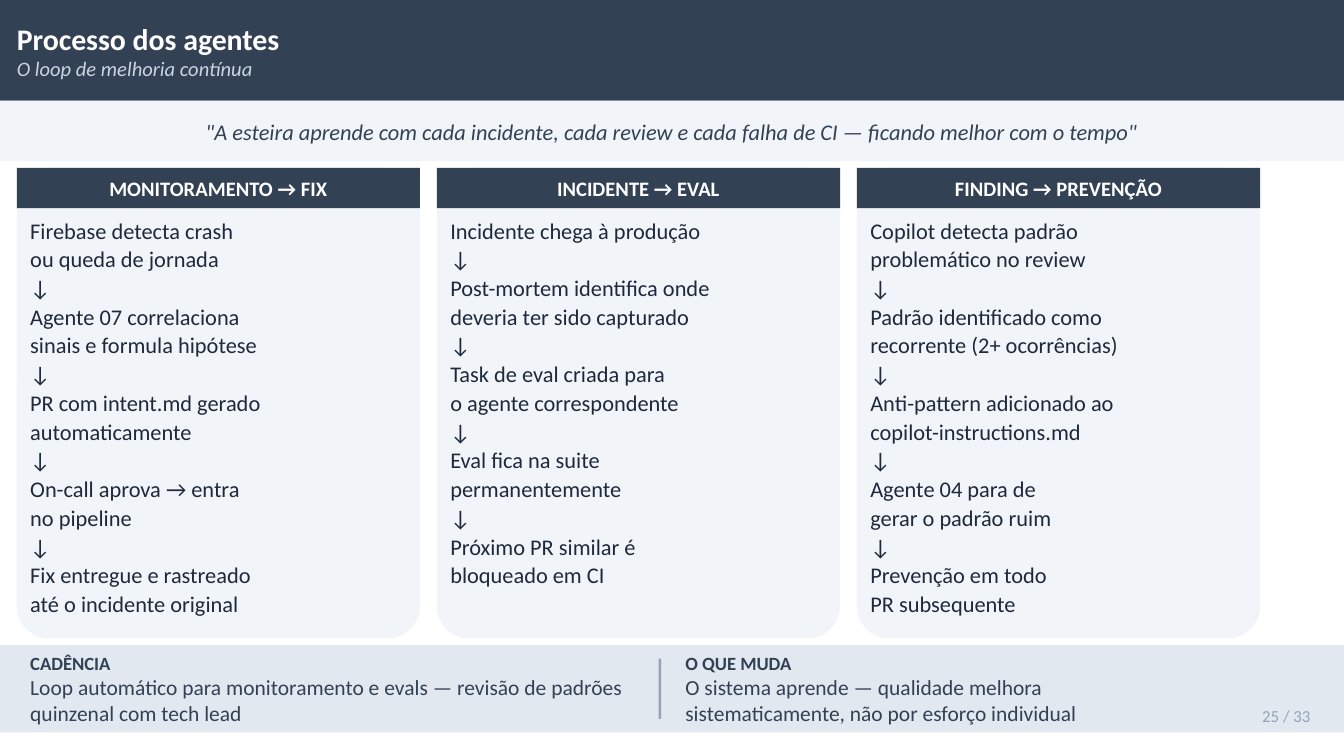
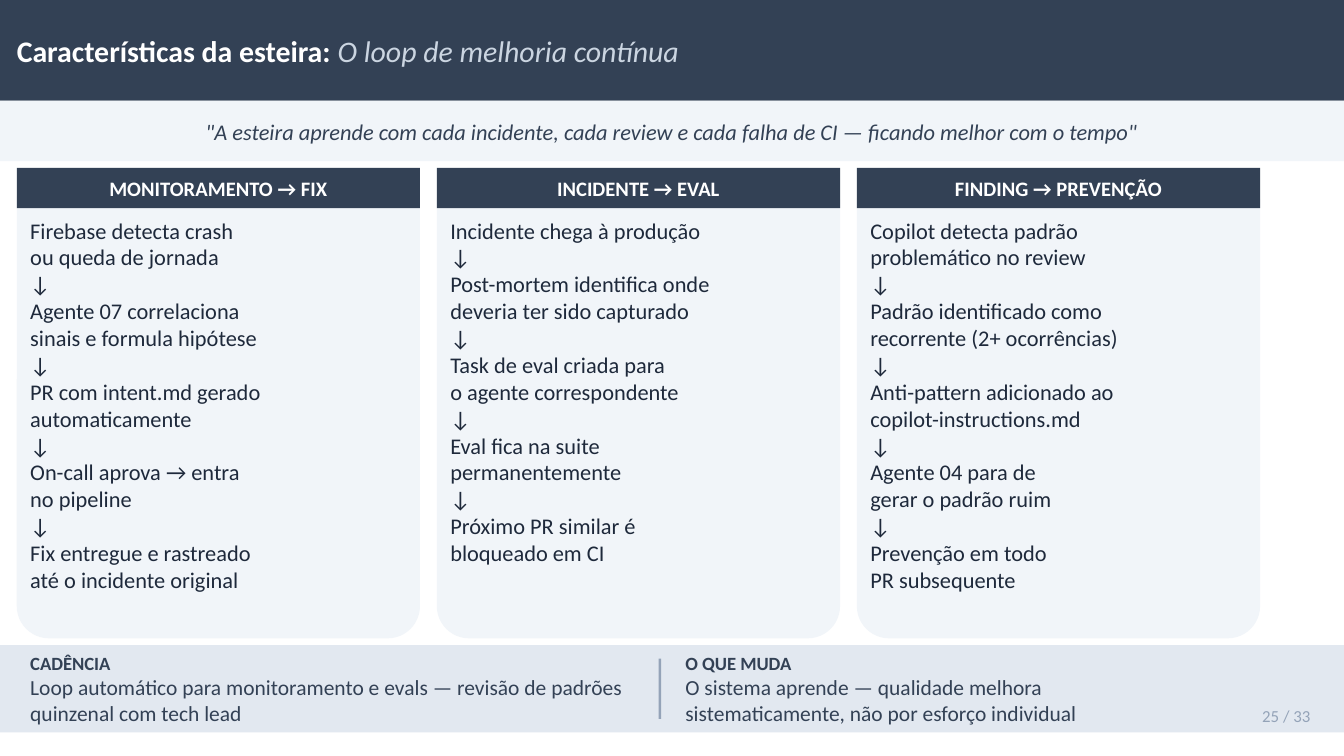
Before and after one commit to jpsslink/sdlc-agentico, a slide deck: slide 25 of esteira-agentica-pitch.pptx. Drawn at 1344x756 pixels with LibreOffice and Linux fonts; fonts in the diff are those of the drawing. Boxes give left, top, right and bottom in pixels: in the first picture for what was removed or moved away, otherwise in the second. Text is boxed around its words. In the diff, an @@ line names an element or a change of style, - is before the commit and + after.

```diff
--- a/esteira-agentica-pitch.pptx
+++ b/esteira-agentica-pitch.pptx
@@ text at [17, 41, 679, 67]: text changed; size 11 to 16 pt; text colour #CBD5E1 to #FFFFFF; bold on; italic off @@
-Processo dos agentes
-O loop de melhoria contínua
+Características da esteira: O loop de melhoria contínua
@@ text at [30, 249, 260, 592]: less space between paragraphs @@
@@ text at [870, 249, 1118, 592]: less space between paragraphs @@
@@ text at [450, 276, 709, 565]: less space between paragraphs @@
```
Also in this commit, not shown: 30 other slides changed, 1 other file.
